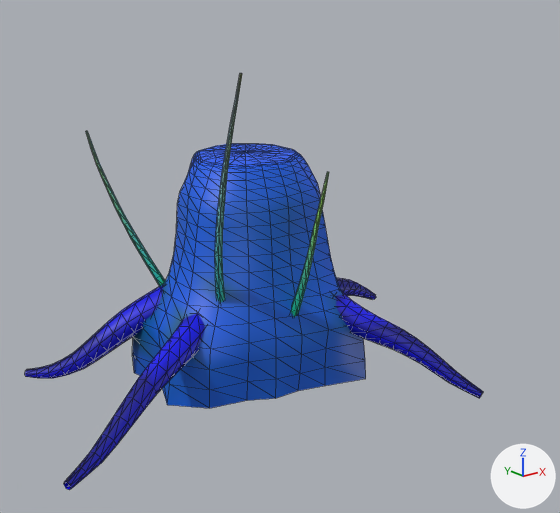
The glTF model src/themes/fall/assets/old-stump.glb as it was, and as the next commit left it.
Camera for both pictures: a 50 mm lens placed at (-3.45, -4.74, 2.26), pointed at (0.24, -0.13, 0.42). Lighting does not change. The marker at lower right points along +X, +Y and +Z. The older version comes first. Mesh edges are drawn as thin lines. Where no turn or scale is listed for an object, it has been applied to the vertices. Vertices at exactly the same position are counted once.

Names of what the first picture shows: 'bark'.
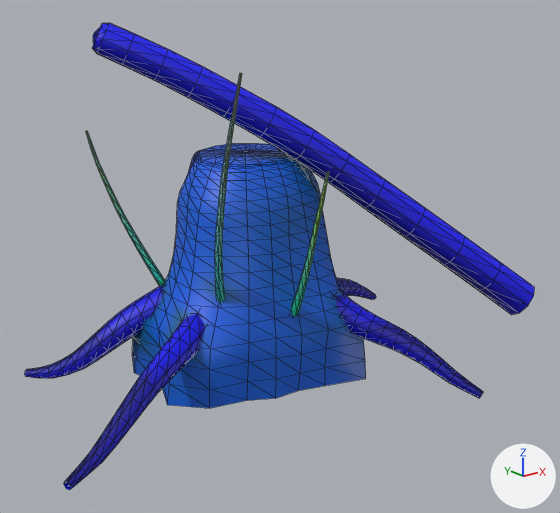
Where the newer file only moved an object's origin or applied its transform, the numbers keep the older frame.

What differs and where, as boxes [x1, y1, x2, y2] in the pictures (560 x 513 px):
'bark', reshaped (11% wider, 12% taller): before [25, 73, 483, 490]; after [25, 23, 535, 490]
part 1 of me_bark, added: after [92, 23, 535, 315]
part 2 of me_bark, recoloured: [188, 81, 429, 354] in both

What the commit changed:
me_bark is used by ob_bark; location (-0.064, 0.274, 0.713).
me_bark had 1160 vertices, 2180 faces and spanned x -1.88..1.88, y -1.9..1.9, z -1.21..1.21.
me_bark now has 1330 vertices, 2500 faces and spans x -1.88..1.92, y -1.9..1.9, z -1.21..1.49.
me_bark part 1: a new loose piece of 170 vertices spanning x -0.97..1.92, y -1.75..0.17, z -0.77..1.49, in mat_defaultmaterial.
me_bark part 2: 1034 kept faces spanning x -1.88..1.88, y -1.9..1.9, z -1.18..1.21 get new vertex colours; the middle colour goes from blue #005add to blue #005ad4.
